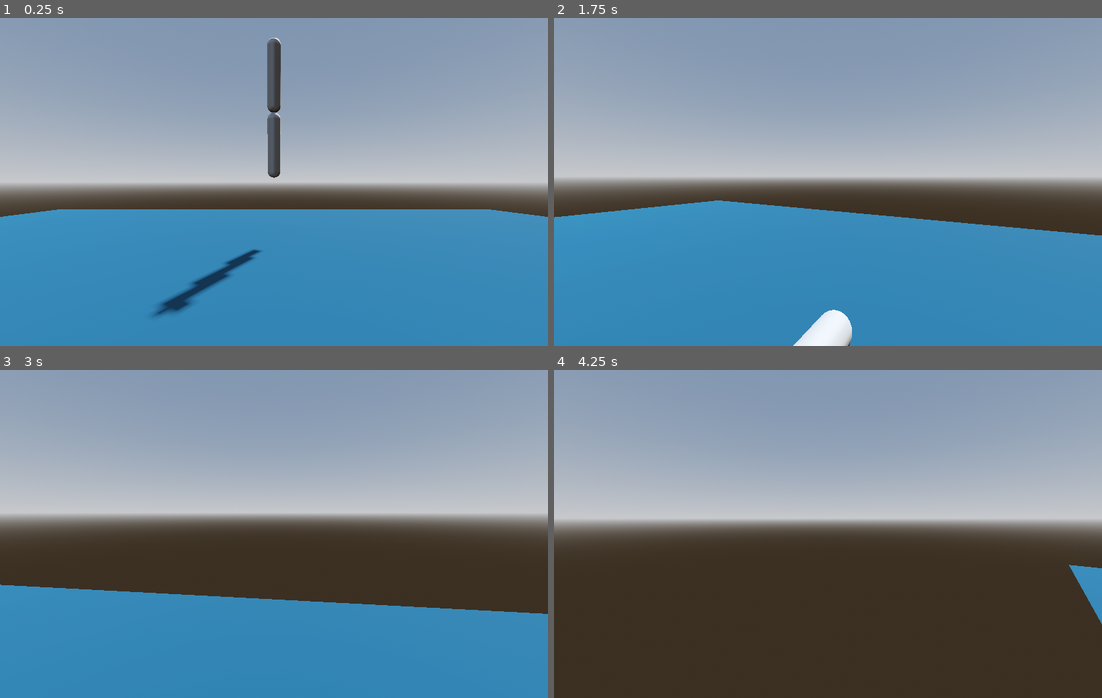
Above: before the commit, frames 1-4 (two rows, left to right).
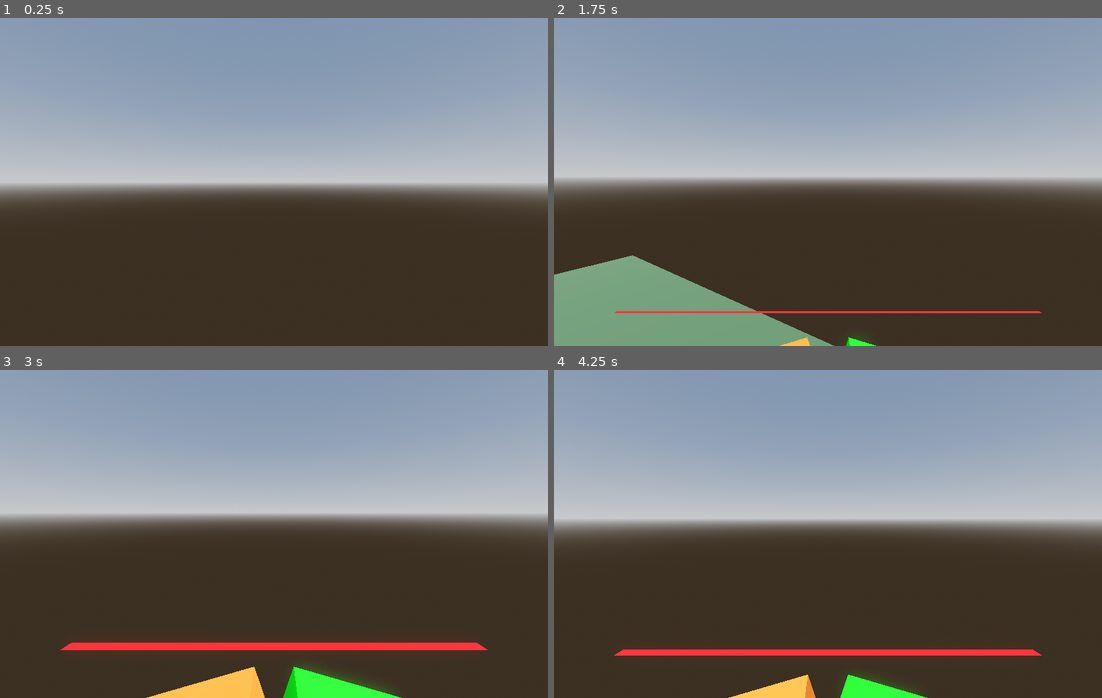
Above: after the commit, the same moments.

Repository: marcolatellafrias/character-parametric
Game: Godot game, scene res://Scenes/Demo.tscn
Same seed, same stepped clock (60 frames per second), same inputs: the game is played once before the commit and once after it.
Inputs (mouse positions are in pixels of both pictures, inside the frame that each line leads up to):
- Up to frame 1 (0.25 s): no input
- Up to frame 2 (1.75 s): move the mouse to (855, 182) at 0.52 s; hold E 0.53-1.28 s; hold W (move_forward) from 0.53 s (still down); tap Space (jump) at 0.77, 1.52 s; move the mouse to (800, 182) at 1.27 s; tap Q at 1.35 s
- Up to frame 3 (3 s): keep holding W (move_forward); move the mouse to (284, 527) at 2.02 s; hold E 2.03-2.78 s; move the mouse to (268, 540) at 2.77 s; tap Q at 2.85 s
- Up to frame 4 (4.25 s): keep holding W (move_forward); tap Space (jump) at 3.02, 3.77 s; move the mouse to (866, 537) at 3.52 s; hold E from 3.53 s (still down)

The runs differ from the first frame. In frame 1, 42% of the frame differs, in the area x 0-100%, y 6-100%; in frame 2, 40%; in frame 3, 30%; in frame 4, 3.2%.

Commit message:
Descripción del cambio (por ejemplo: agregar animación de salto)

Diff:
--- a/Materials/Floor.tres
+++ b/Materials/Floor.tres
@@ -2,4 +2,4 @@
 
 [resource]
 transparency = 1
-albedo_color = Color(0.0069515966, 0.29864165, 0.4247888, 0.7529412)
+albedo_color = Color(0.21949163, 0.30038646, 0.19903165, 1)
--- a/Scenes/Demo.tscn
+++ b/Scenes/Demo.tscn
@@ -5,7 +5,7 @@
 [ext_resource type="Material" uid="uid://s7fo7igsctb4" path="res://Materials/red.tres" id="3_ecetj"]
 [ext_resource type="Material" uid="uid://da33e5tos7dp0" path="res://Materials/blue.tres" id="4_oilx1"]
 [ext_resource type="Material" uid="uid://dnj4yx07gux3o" path="res://Materials/green.tres" id="5_4i7ud"]
-[ext_resource type="PackedScene" uid="uid://boveec04kyjx7" path="res://Scenes/bone_instantiator.tscn" id="6_ecetj"]
+[ext_resource type="Script" uid="uid://rp6tci1gjxpq" path="res://scripts/bone_instantiator.gd" id="6_ecetj"]
 [ext_resource type="Script" uid="uid://cq25yhl2dfmgv" path="res://scripts/character_body_3d.gd" id="6_oilx1"]
 [ext_resource type="PackedScene" uid="uid://delu2qjrw6teu" path="res://addons/Mirror3D/Mirror3D.tscn" id="8_ecetj"]
 [ext_resource type="PackedScene" uid="uid://ckrqq415fubai" path="res://Scenes/test_slab.tscn" id="9_oilx1"]
@@ -114,21 +114,25 @@
 transform = Transform3D(1, 0, 0, 0, 1, 0, 0, 0, 1, 0, 0.5, 0)
 mesh = SubResource("CapsuleMesh_umjme")
 
-[node name="ProcChar" type="Node3D" parent="."]
+[node name="player_root" type="Node3D" parent="."]
+transform = Transform3D(1, 0, 0, 0, 1, 0, 0, 0, 1, 0, 2.2827277, -5.5539103)
 
-[node name="targetSkeleton" type="CharacterBody3D" parent="ProcChar"]
-transform = Transform3D(1, 0, 0, 0, 1, 0, 0, 0, 1, 0, 1.333072, 0)
+[node name="player_controller" type="CharacterBody3D" parent="player_root"]
+transform = Transform3D(1, 0, 0, 0, 1, 0, 0, 0, 1, 0, 4.3526645, 0)
 script = ExtResource("6_oilx1")
 
-[node name="BoneInstantiator" parent="ProcChar/targetSkeleton" instance=ExtResource("6_ecetj")]
-
-[node name="Camera3D" type="Camera3D" parent="ProcChar/targetSkeleton"]
-transform = Transform3D(1, 0, 0, 0, 1, 0, 0, 0, 1, 0, 0.88135624, 0)
-
-[node name="CollisionShape3D" type="CollisionShape3D" parent="ProcChar/targetSkeleton"]
+[node name="CollisionShape3D" type="CollisionShape3D" parent="player_root/player_controller"]
+transform = Transform3D(1, 0, 0, 0, 1, 0, 0, 0, 1, 0, 1, 0)
 shape = SubResource("CapsuleShape3D_3xrpy")
 
-[node name="ikTargets" type="Node3D" parent="ProcChar"]
+[node name="Camera3D" type="Camera3D" parent="player_root/player_controller"]
+transform = Transform3D(1, 0, 0, 0, 1, 0, 0, 0, 1, 0, 1.7772312, 0)
+
+[node name="BoneInstantiator" type="Node3D" parent="player_root/player_controller"]
+transform = Transform3D(1, 0, 0, 0, 1, 0, 0, 0, 1, 0, 0.9597645, 0)
+script = ExtResource("6_ecetj")
+
+[node name="ik_targets" type="Node3D" parent="player_root"]
 
 [node name="Mirror3D" parent="." instance=ExtResource("8_ecetj")]
 transform = Transform3D(0.8666269, 0, -0.49895668, 0, 1, 0, 0.49895668, 0, 0.8666269, -3.8841076, 1.3730404, 7.675707)
--- a/Scenes/bone_instantiator.tscn
+++ b/Scenes/bone_instantiator.tscn
@@ -2,5 +2,5 @@
 
 [ext_resource type="Script" uid="uid://rp6tci1gjxpq" path="res://scripts/bone_instantiator.gd" id="1_ghven"]
 
-[node name="BoneInstantiator" type="Node3D"]
+[node name="BoneInstantiator" type="CharacterBody3D"]
 script = ExtResource("1_ghven")
--- a/scripts/bone_instantiator.gd
+++ b/scripts/bone_instantiator.gd
@@ -11,83 +11,91 @@
 	set(value):
 		neck_to_head_proportion = value
 		initialize_skeleton()
-
 @export var chest_to_low_spine_proportion := 0.4:
 	set(value):
 		chest_to_low_spine_proportion = value
 		initialize_skeleton()
-
 @export var legs_to_feet_proportion := 0.6:
 	set(value):
 		legs_to_feet_proportion = value
 		initialize_skeleton()
-
 @export var hips_width_proportion := 0.15:
 	set(value):
 		hips_width_proportion = value
 		initialize_skeleton()
-
 @export var shoulder_width_proportion := 0.2:
 	set(value):
 		shoulder_width_proportion = value
 		initialize_skeleton()
-
 @export var arms_proportion := 0.7:
 	set(value):
 		arms_proportion = value
 		initialize_skeleton()
-
 @export var has_neck := true:
 	set(value):
 		has_neck = value
 		initialize_skeleton()
 
 
+#Step sizes
 var step_radius_walk := 0.1
 var step_radius_turn := 0.05
 
-#IK targets
+#IK variables
 var pole_distance: float = 0.8
 var target_height: float = -2.0
-var pole_color: Color = Color(1, 0, 0)      # rojo
-var target_color: Color = Color(0, 1, 0)    # verde
+var left_color: Color = Color(1, 0, 0)      # rojo
+var right_color: Color = Color(0, 1, 0)    # verde
 var raycast_color: Color = Color(0, 0, 1)    # verde
 var raycast_lenght: float #la distancia del raycast desde la altura del rootbone
 var left_pole: Node3D
 var right_pole: Node3D
 var left_target: Node3D
 var right_target: Node3D
-#IK raycasts
+var current_left_target: Node3D
+var current_right_target: Node3D
 var left_raycast: RayCast3D
 var right_raycast: RayCast3D
 
-#NECK TO HEAD
+#Tamaños de huesos
+var head_size: Vector3
 var neck_size: Vector3
-var head_size: Vector3
-
-#CHEST TO LOW SPINE
 var chest_size: Vector3
 var upper_spine_size: Vector3
 var middle_spine_size: Vector3
 var lower_spine_size: Vector3 #this is the root
-
-#LEGS TO FEET
 var upper_leg_size: Vector3
 var lower_leg_size: Vector3
 var upper_feet_size: Vector3
 var lower_feet_size: Vector3
-
-#ARMS
 var upper_arm_size: Vector3
 var lower_arm_size: Vector3
-
-#HORIZONTAL BONES
 var shoulder_width: Vector3
 var hip_width: Vector3
 
-
-
-func calculate_sizes() -> void:
+# Huesos
+var lower_spine : CustomBone
+var middle_spine : CustomBone
+var upper_spine : CustomBone
+var chest : CustomBone
+var left_hip : CustomBone
+var right_hip : CustomBone
+var left_upper_leg : CustomBone
+var left_lower_leg : CustomBone
+var right_upper_leg : CustomBone
+var right_lower_leg : CustomBone
+var right_upper_feet : CustomBone
+var left_upper_feet : CustomBone
+var neck : CustomBone
+var head : CustomBone
+var left_shoulder : CustomBone
+var right_shoulder : CustomBone
+var right_upper_arm : CustomBone
+var right_lower_arm : CustomBone
+var left_upper_arm : CustomBone
+var left_lower_arm : CustomBone
+
+func update_sizes() -> void:
 	# Evitar división por cero
 	var total := legs_to_feet_proportion + chest_to_low_spine_proportion + neck_to_head_proportion
 	if total == 0.0:
@@ -109,7 +117,7 @@
 
 	# Separar el pie de la pierna
 	upper_feet_size = Vector3(0.1, leg_height * 0.28, 0.1)
-	lower_feet_size = Vector3(0.3, leg_height * 0.02, 0.3)
+	lower_feet_size = Vector3(0.1, leg_height * 0.02, 0.1)
 
 	# --------- TORSO ---------
 	# Proporciones ajustadas internamente para coherencia anatómica
@@ -123,12 +131,12 @@
 	shoulder_width = Vector3( 0.1,shoulder_width_proportion * feet_to_head_height, 0.3)
 
 	# --------- CABEZA Y CUELLO ---------
-	#if has_neck:
-	neck_size = Vector3(0.1, head_height * 0.8, 0.1)
-	head_size = Vector3(0.3, head_height * 1.0, 0.3)
-	#else:
-	#	neck_size = Vector3.ZERO
-	#	head_size = Vector3(0.3, head_height, 0.3)
+	if has_neck:
+		neck_size = Vector3(0.1, head_height * 0.8, 0.1)
+		head_size = Vector3(0.3, head_height * 1.0, 0.3)
+	else:
+		neck_size = Vector3.ZERO
+		head_size = Vector3(0.3, head_height, 0.3)
 
 	# --------- BRAZOS ---------
 	var arm_total := torso_height * arms_proportion
@@ -136,130 +144,102 @@
 	lower_arm_size = Vector3(0.1, arm_total * 0.45, 0.1)
 	raycast_lenght = leg_height * 1.5
 
-func create_debug_line(color: Color, length: float) -> MeshInstance3D:
-	var mesh_instance := MeshInstance3D.new()
-	var cube := BoxMesh.new()
-	cube.size = Vector3(0.01,length,0.01)
-	mesh_instance.mesh = cube
-	mesh_instance.position = Vector3 (0.0,-length *0.5,0.0)
-
-	var material := StandardMaterial3D.new()
-	material.albedo_color = color
-	mesh_instance.material_override = material
-	return mesh_instance
-
-func create_debug_sphere(color: Color) -> MeshInstance3D:
-	var mesh_instance := MeshInstance3D.new()
-	var sphere := SphereMesh.new()
-	mesh_instance.mesh = sphere
-	mesh_instance.scale = Vector3(0.1,0.1,0.1)
-
-	var material := StandardMaterial3D.new()
-	material.albedo_color = color
-	mesh_instance.material_override = material
-	return mesh_instance
-
 func _ready() -> void:
 	initialize_skeleton()
 
 func initialize_skeleton() -> void:
-	calculate_sizes()
+	update_sizes()
+
 	for child in get_children():
 		child.queue_free()
 
 	# Hueso raíz
-	var lower_spine := CustomBone.create(lower_spine_size, Vector3.ZERO, Color.WHITE_SMOKE)
+	lower_spine = CustomBone.create(lower_spine_size, Vector3.ZERO, Color.WHITE_SMOKE)
 	add_child(lower_spine)
 
 	# Chest and spine
-	var middle_spine := CustomBone.createFromToUp(lower_spine, middle_spine_size, 0.0,0.0, Color.SKY_BLUE, true)
-	var upper_spine := CustomBone.createFromToUp(middle_spine, upper_spine_size, 0.0,0.0, Color.BURLYWOOD , true)
-	var chest := CustomBone.createFromToUp(upper_spine, chest_size, 0.0,0.0, Color.BURLYWOOD , true)
-	var left_hip := CustomBone.createFromToLeft(lower_spine, hip_width, 0.0,0.0, Color.ROYAL_BLUE , false)
-	var right_hip := CustomBone.createFromToRight(lower_spine, hip_width, 0.0,0.0, Color.ROYAL_BLUE , false)
+	middle_spine = CustomBone.createFromToUp(lower_spine, middle_spine_size, 0.0,0.0, Color.SKY_BLUE, true)
+	upper_spine = CustomBone.createFromToUp(middle_spine, upper_spine_size, 0.0,0.0, Color.BURLYWOOD , true)
+	chest = CustomBone.createFromToUp(upper_spine, chest_size, 0.0,0.0, Color.BURLYWOOD , true)
+	left_hip = CustomBone.createFromToLeft(lower_spine, hip_width, 0.0,0.0, Color.ROYAL_BLUE , false)
+	right_hip = CustomBone.createFromToRight(lower_spine, hip_width, 0.0,0.0, Color.ROYAL_BLUE , false)
 
 	# Legs
-	var left_upper_leg := CustomBone.createFromToDown(left_hip, upper_leg_size, 0.0,0.0, Color.YELLOW , true)
-	var left_lower_leg := CustomBone.createFromToDown(left_upper_leg, lower_leg_size, 0.0,0.0, Color.ORANGE , true)
-	var right_upper_leg := CustomBone.createFromToDown(right_hip, upper_leg_size, 0.0,0.0, Color.YELLOW , true)
-	var right_lower_leg := CustomBone.createFromToDown(right_upper_leg, lower_leg_size, 0.0,0.0, Color.ORANGE , true)
-	var right_upper_feet := CustomBone.createFromToForward(right_lower_leg, upper_feet_size, 0.0,0.0, Color.ORANGE , true)
-	var left_upper_feet := CustomBone.createFromToForward(left_lower_leg, upper_feet_size, 0.0,0.0, Color.ORANGE , true)
+	left_upper_leg = CustomBone.createFromToDown(left_hip, upper_leg_size, 0.0,0.0, Color.YELLOW , true)
+	left_lower_leg = CustomBone.createFromToDown(left_upper_leg, lower_leg_size, 0.0,0.0, Color.ORANGE , true)
+	right_upper_leg = CustomBone.createFromToDown(right_hip, upper_leg_size, 0.0,0.0, Color.YELLOW , true)
+	right_lower_leg = CustomBone.createFromToDown(right_upper_leg, lower_leg_size, 0.0,0.0, Color.ORANGE , true)
+	right_upper_feet = CustomBone.createFromToForward(right_lower_leg, upper_feet_size, 0.0,0.0, Color.ORANGE , true)
+	left_upper_feet = CustomBone.createFromToForward(left_lower_leg, upper_feet_size, 0.0,0.0, Color.ORANGE , true)
 
 	# Head
-	var neck := CustomBone.createFromToUp(chest, neck_size, 0.0,0.0, Color.RED , true)
-	var head := CustomBone.createFromToUp(neck, head_size, 0.0,0.0, Color.GREEN , true)
+	if has_neck:
+		neck = CustomBone.createFromToUp(chest, neck_size, 0.0,0.0, Color.RED , true)
+	head = CustomBone.createFromToUp(neck if neck else chest, head_size, 0.0,0.0, Color.GREEN , true)
 
 	# Shoulders
-	var left_shoulder := CustomBone.createFromToLeft(chest, shoulder_width, 0.0,0.3, Color.CHOCOLATE , true)
-	var right_shoulder := CustomBone.createFromToRight(chest, shoulder_width, 0.0,-0.3, Color.GREEN , true)
+	left_shoulder = CustomBone.createFromToLeft(chest, shoulder_width, 0.0,0.3, Color.CHOCOLATE , true)
+	right_shoulder = CustomBone.createFromToRight(chest, shoulder_width, 0.0,-0.3, Color.GREEN , true)
 
 	# Arms
-	var right_upper_arm := CustomBone.createFromToDown(right_shoulder, upper_arm_size, 0.0,0.0, Color.VIOLET , true)
-	var right_lower_arm := CustomBone.createFromToDown(right_upper_arm, lower_arm_size, 0.0,0.0, Color.RED , true)
-	var left_upper_arm := CustomBone.createFromToDown(left_shoulder, upper_arm_size, 0.0,0.0, Color.VIOLET , true)
-	var left_lower_arm := CustomBone.createFromToDown(left_upper_arm, lower_arm_size, 0.0,0.0, Color.RED , true)
-
-	left_raycast = RayCast3D.new()
-	left_raycast.position = lower_spine.position
-	left_raycast.translate(Vector3(-hip_width.y,0,0))
-	left_raycast.rotation = Vector3.DOWN
-	add_child(left_raycast)
-
-	right_raycast = RayCast3D.new()
-	right_raycast.position = lower_spine.position
-	right_raycast.translate(Vector3(hip_width.y,0,0))
-	right_raycast.rotation = Vector3.DOWN
-	add_child(left_raycast)
-
-	create_ik_controls(left_lower_leg, right_lower_leg)
-
-func create_ik_controls(left_lower_leg: CustomBone, right_lower_leg: CustomBone) -> void:
+	right_upper_arm = CustomBone.createFromToDown(right_shoulder, upper_arm_size, 0.0,0.0, Color.VIOLET , true)
+	right_lower_arm = CustomBone.createFromToDown(right_upper_arm, lower_arm_size, 0.0,0.0, Color.RED , true)
+	left_upper_arm = CustomBone.createFromToDown(left_shoulder, upper_arm_size, 0.0,0.0, Color.VIOLET , true)
+	left_lower_arm = CustomBone.createFromToDown(left_upper_arm, lower_arm_size, 0.0,0.0, Color.RED , true)
+
+	create_ik_controls()
+
+func create_ik_controls() -> void:
 	left_raycast = RayCast3D.new()
 	left_raycast.target_position = Vector3(0,-raycast_lenght,0)
-	left_raycast.add_child(create_debug_line(raycast_color, raycast_lenght))
-	left_raycast.translate(Vector3(hip_width.y,0,0))
+	left_raycast.add_child(DebugUtil.create_debug_line(raycast_color, raycast_lenght))
+	left_raycast.translate(Vector3(-hip_width.y,0,0))
 	add_child(left_raycast)
 	right_raycast = RayCast3D.new()
 	right_raycast.target_position = Vector3(0,-raycast_lenght,0)
-	right_raycast.add_child(create_debug_line(raycast_color, raycast_lenght))
-	right_raycast.translate(Vector3(-hip_width.y,0,0))
+	right_raycast.add_child(DebugUtil.create_debug_line(raycast_color, raycast_lenght))
+	right_raycast.translate(Vector3(hip_width.y,0,0))
 	add_child(right_raycast)
-
-	# Limpia controles previos
-	for node in [left_pole, right_pole, left_target, right_target]:
-		if node and is_instance_valid(node):
-			node.queue_free()
 
 	# === LEFT POLE ===
 	left_pole = Node3D.new()
 	add_child(left_pole)
 	left_pole.global_position = left_lower_leg.global_position + left_lower_leg.global_transform.basis.z * pole_distance
-	left_pole.add_child(create_debug_sphere(pole_color))
+	left_pole.add_child(DebugUtil.create_debug_sphere(left_color))
 
 	# === RIGHT POLE ===
 	right_pole = Node3D.new()
 	add_child(right_pole)
 	right_pole.global_position = right_lower_leg.global_position + right_lower_leg.global_transform.basis.z * pole_distance
-	right_pole.add_child(create_debug_sphere(pole_color))
+	right_pole.add_child(DebugUtil.create_debug_sphere(right_color))
 
 	# === IK TARGETS ===
 	left_target = Node3D.new()
 	add_child(left_target)
-	left_target.global_position = Vector3.ZERO
-	left_target.add_child(create_debug_sphere(target_color))
+	left_target.position = Vector3(-hip_width.y,-raycast_lenght,0)
+	left_target.add_child(DebugUtil.create_debug_sphere(left_color))
 
 	right_target = Node3D.new()
 	add_child(right_target)
-	right_target.global_position = Vector3.ZERO
-	right_target.add_child(create_debug_sphere(target_color))
+	right_target.position = Vector3(hip_width.y,-raycast_lenght,0)
+	right_target.add_child(DebugUtil.create_debug_sphere(right_color))
 
 func _physics_process(delta: float) -> void:
 	left_raycast.force_raycast_update()
 	if left_raycast.is_colliding():
 		var collisionPoint : Vector3 = left_raycast.get_collision_point()
 		left_target.global_position = collisionPoint
+		#if (!current_left_target):
+			#current_left_target = Node3D.new()
+			#current_left_target.global_position = collisionPoint
+			#current_left_target.add_child(DebugUtil.create_debug_cube(right_color))
+			#custom_add_sibling(current_left_target)
 	right_raycast.force_raycast_update()
 	if right_raycast.is_colliding():
 		var collisionPoint : Vector3 = right_raycast.get_collision_point()
 		right_target.global_position = collisionPoint
+
+func custom_add_sibling(sibling: Node) -> void:
+	var parent = get_parent()
+	if parent:
+		parent.add_child(sibling)
--- a/scripts/custom_bone.gd
+++ b/scripts/custom_bone.gd
@@ -30,8 +30,8 @@
 	var material := StandardMaterial3D.new()
 	material.albedo_color = new_color
 	material.albedo_color.a = 0.5
-	material.transparency = BaseMaterial3D.TRANSPARENCY_ALPHA
-	material.flags_transparent = true
+	#material.transparency = BaseMaterial3D.TRANSPARENCY_ALPHA
+	#material.flags_transparent = true
 	mesh_instance.material_override = material
 	bone.add_child(mesh_instance)
 
--- /dev/null
+++ b/scripts/debug_util.gd
@@ -0,0 +1,36 @@
+# res://utils/debug_utils.gd
+class_name DebugUtil
+
+static func create_debug_line(color: Color, length: float) -> MeshInstance3D:
+	var mesh_instance := MeshInstance3D.new()
+	var cube := BoxMesh.new()
+	cube.size = Vector3(0.01, length, 0.01)
+	mesh_instance.mesh = cube
+	mesh_instance.position = Vector3(0.0, -length * 0.5, 0.0)
+
+	var material := StandardMaterial3D.new()
+	material.albedo_color = color
+	mesh_instance.material_override = material
+	return mesh_instance
+
+static func create_debug_sphere(color: Color) -> MeshInstance3D:
+	var mesh_instance := MeshInstance3D.new()
+	var sphere := SphereMesh.new()
+	mesh_instance.mesh = sphere
+	mesh_instance.scale = Vector3(0.1,0.1,0.1)
+
+	var material := StandardMaterial3D.new()
+	material.albedo_color = color
+	mesh_instance.material_override = material
+	return mesh_instance
+
+static func create_debug_cube(color: Color) -> MeshInstance3D:
+	var mesh_instance := MeshInstance3D.new()
+	var cube := BoxMesh.new()
+	mesh_instance.mesh = cube
+	mesh_instance.scale = Vector3(0.1,0.1,0.1)
+
+	var material := StandardMaterial3D.new()
+	material.albedo_color = color
+	mesh_instance.material_override = material
+	return mesh_instance
Not shown, added: scripts/debug_util.gd.uid
Not shown, changed: .DS_Store
